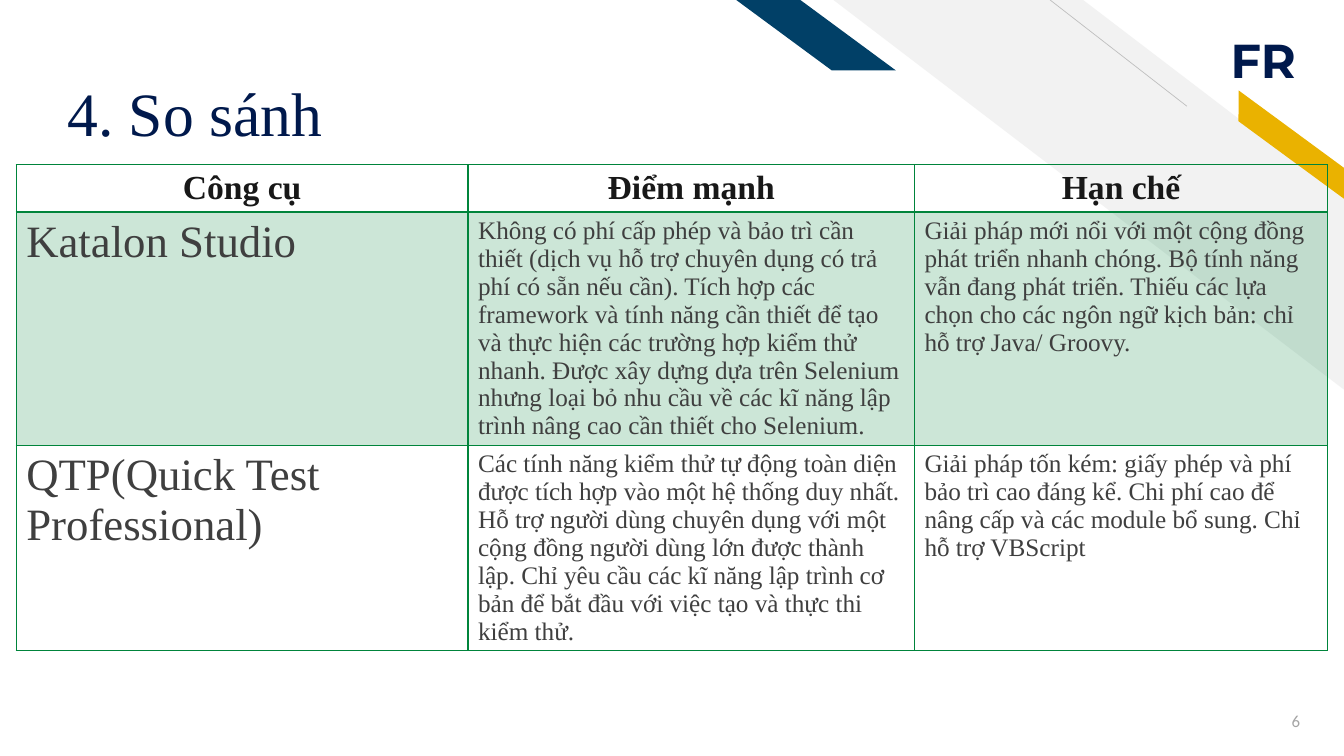
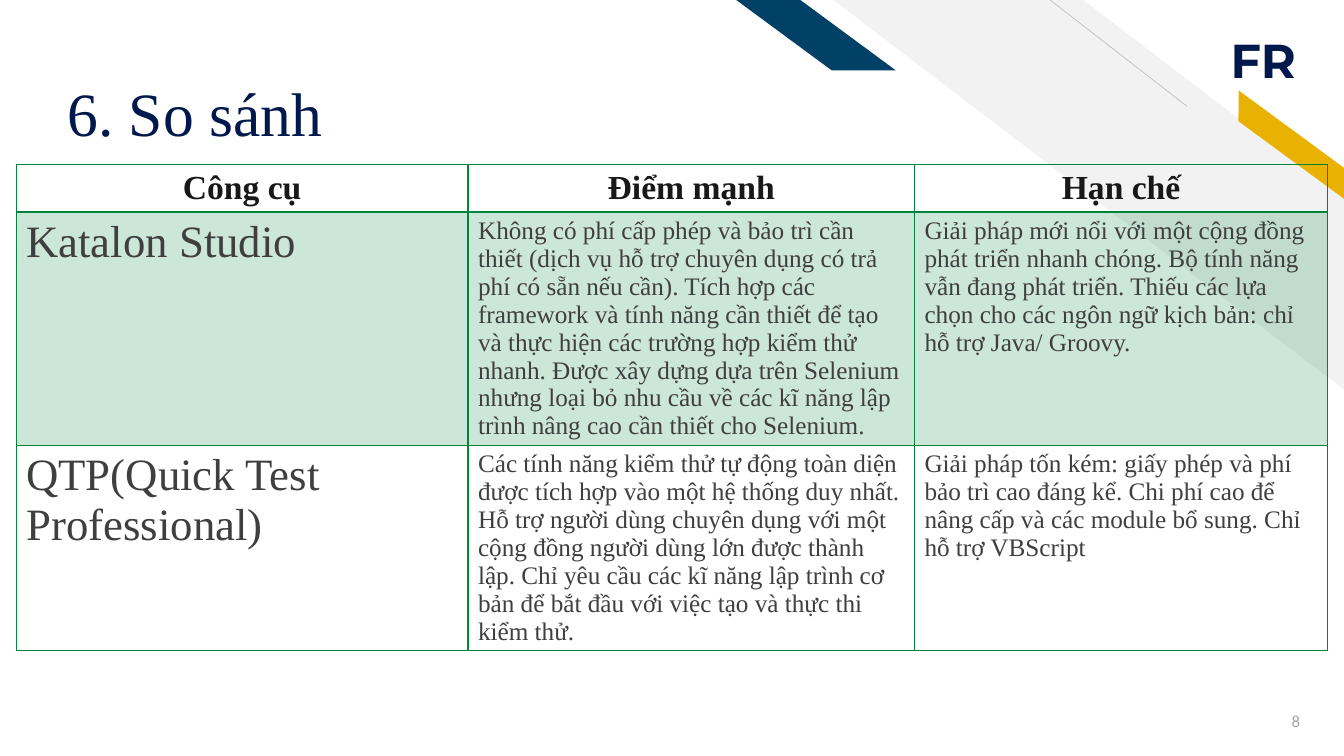
Before and after one commit to 0902535050/software_testing, a slide deck: slide 8 of Katalon-Studio-Testing API.pptx (slide 6 before the commit). Drawn at 1344x756 pixels with LibreOffice and Linux fonts; fonts in the diff are those of the drawing. Boxes give left, top, right and bottom in pixels: in the first picture for what was removed or moved away, otherwise in the second. Text is boxed around its words. In the diff, an @@ line names an element or a change of style, - is before the commit and + after.

```diff
--- a/Katalon-Studio-Testing API.pptx
+++ b/Katalon-Studio-Testing API.pptx
@@ title at [67,93,322,137]: text changed @@
-4. So sánh
+6. So sánh
@@ page number at [1292,716,1300,727]: text changed @@
-6
+8
```
Also in this commit, not shown: 6 other slides changed, 7 slides added, 7 slides removed.
